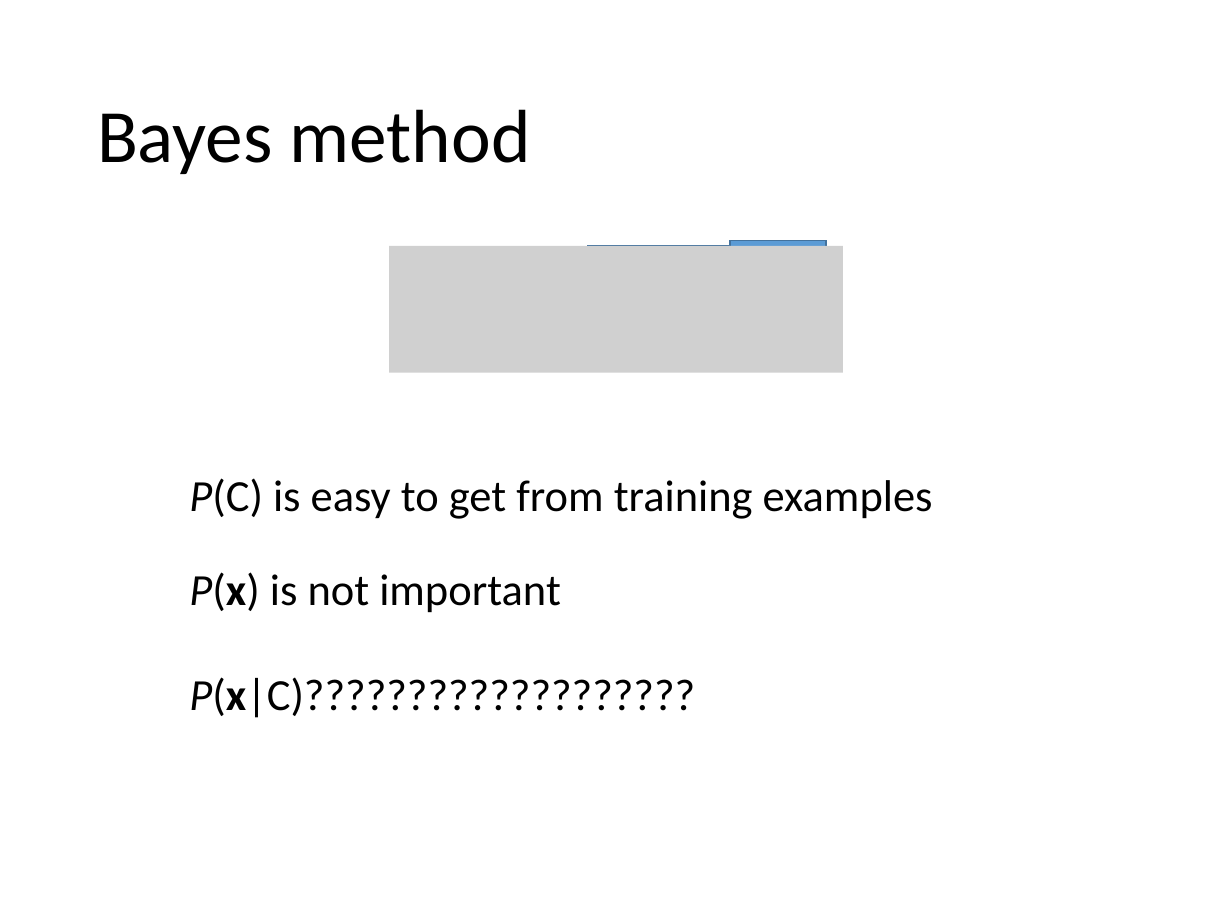
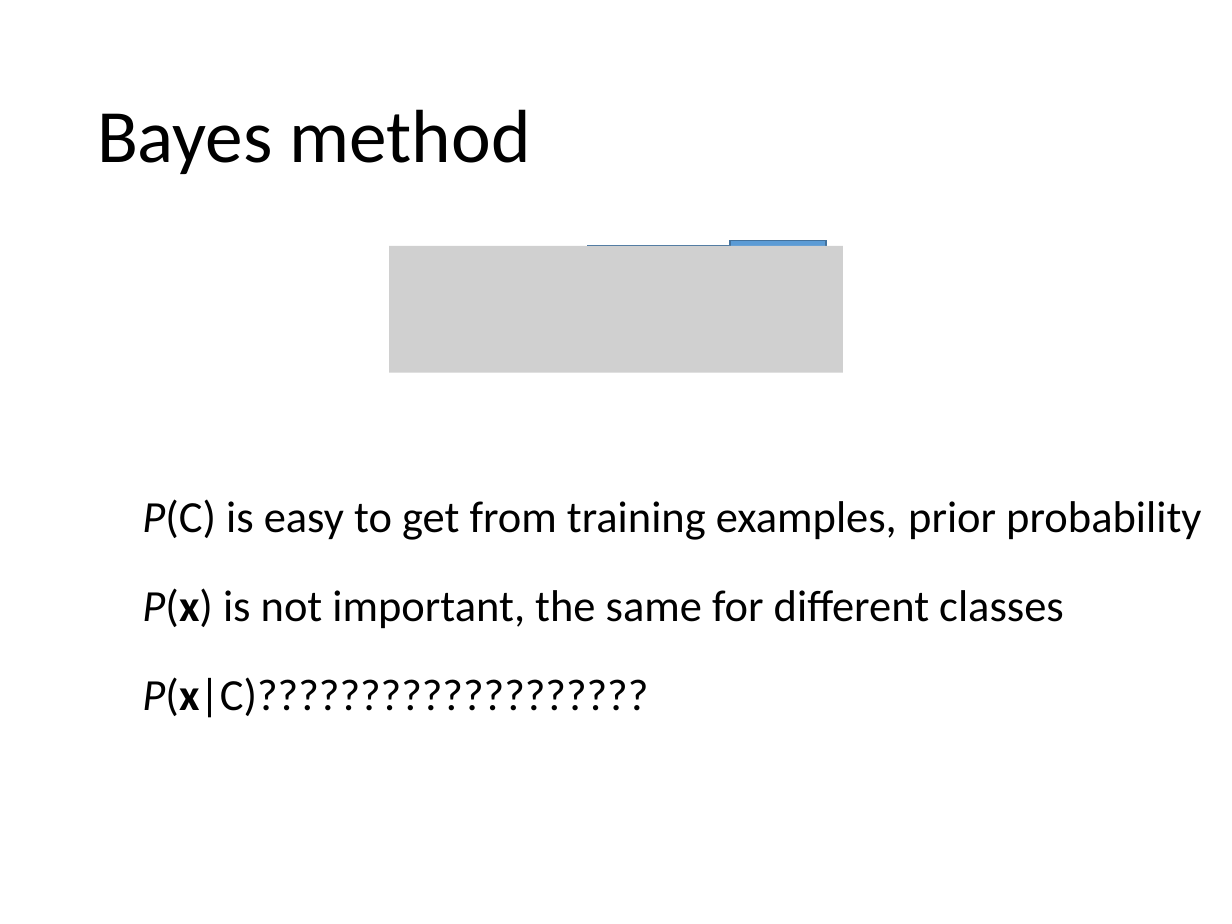
Before and after one commit to hansxiao7/Machine-learning-101, a slide deck: slide 23 of week3/Linear regression.pptx (slide 20 before the commit). Drawn at 1232x924 pixels with LibreOffice and Linux fonts; fonts in the diff are those of the drawing; grey boxes stand for pictures. Boxes give left, top, right and bottom in pixels: in the first picture for what was removed or moved away, otherwise in the second. Text is boxed around its words. In the diff, an @@ line names an element or a change of style, - is before the commit and + after.

```diff
--- a/week3/Linear regression.pptx
+++ b/week3/Linear regression.pptx
@@ text at <box>142,499,1201,540</box>: text changed @@
-P(C) is easy to get from training examples
+P(C) is easy to get from training examples, prior probability
@@ text at <box>142,588,1064,629</box>: text changed @@
-P(x) is not important
+P(x) is not important, the same for different classes
@@ text "P(x|C)???????????????????": place and size @@
-text "P(x|C)???????????????????" at <box>189,677,695,718</box>
+text "P(x|C)???????????????????" at <box>142,677,648,718</box>
```
Also in this commit, not shown: 5 other slides changed, 2 slides added, 2 slides removed.
